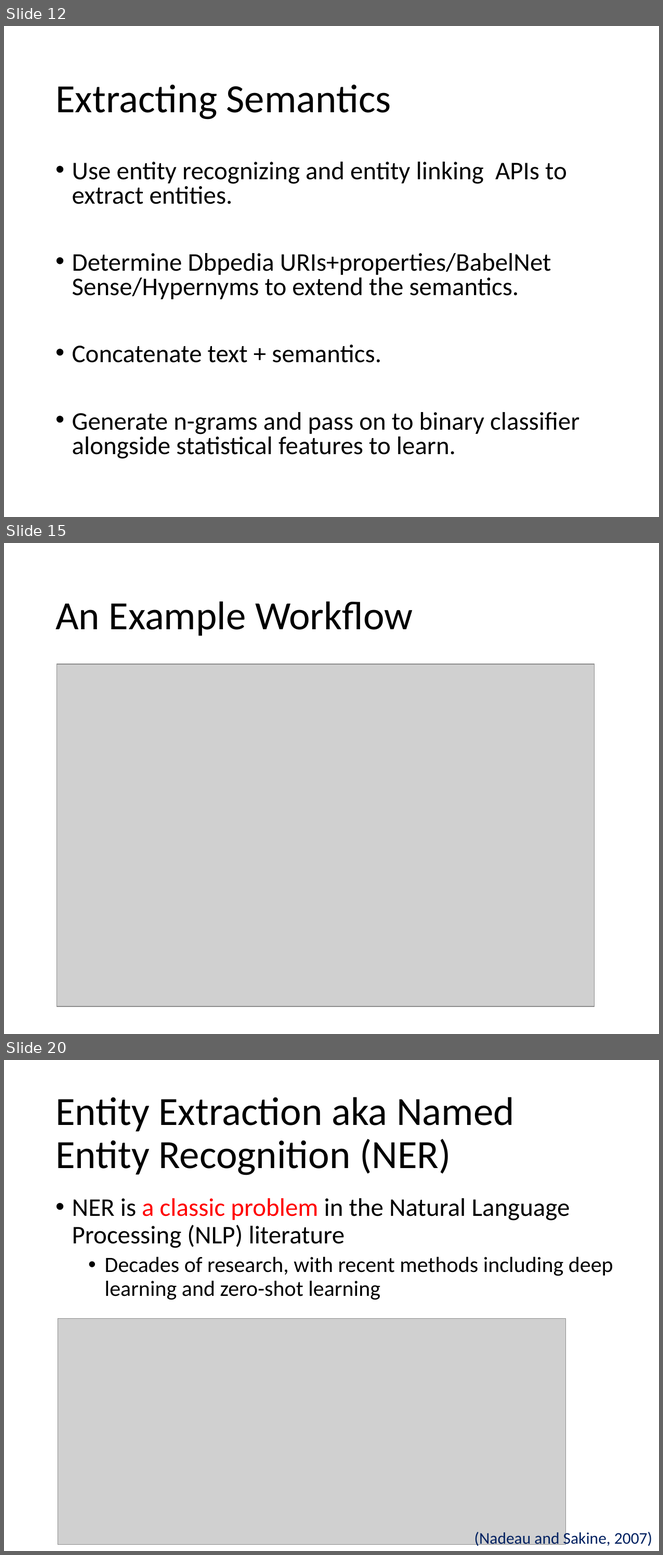
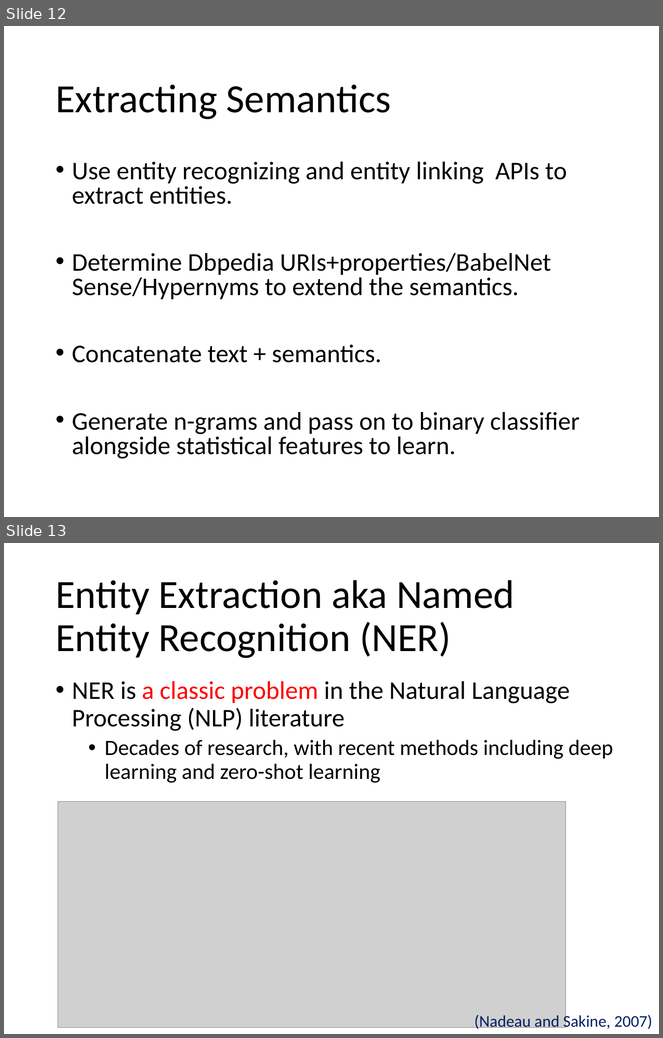
Before and after one commit to evhart/smasac-tutorial, a slide deck: slides/pptx/3-entity-extraction.pptx. Shown one above the other, each under a label of ours: slides 12, 15 and 20 before the commit, slides 12 and 13 after it; the slides between them are not shown. The pictures are 663x1555 and 663x1038 pixels, drawn with LibreOffice and Linux fonts; fonts in the diff are those of the drawing; grey boxes stand for pictures. Boxes give left, top, right and bottom in pixels: in the first picture for what was removed or moved away, otherwise in the second. Text is boxed around its words. In the diff, an @@ line names an element or a change of style, - is before the commit and + after.

```diff
--- a/slides/pptx/3-entity-extraction.pptx
+++ b/slides/pptx/3-entity-extraction.pptx
@@ slide 15 removed at (4,543,659,1034), background #FFFFFF @@
@@ title removed at (55,601,413,636) @@
-An Example Workflow
@@ picture removed at (57,664,595,1007) @@
@@ what was slide 20 is now slide 13 @@
```
Also in this commit, not shown: 1 slide added, 7 other slides removed.
